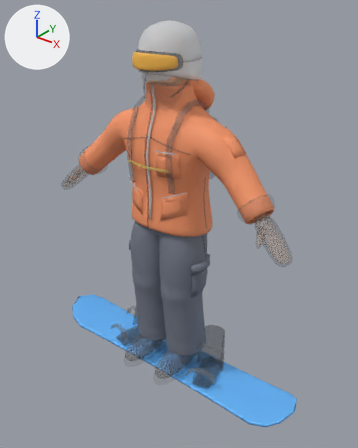
What one commit did to the FBX model Assets/Summit/Resources/Rider/Hero.fbx.
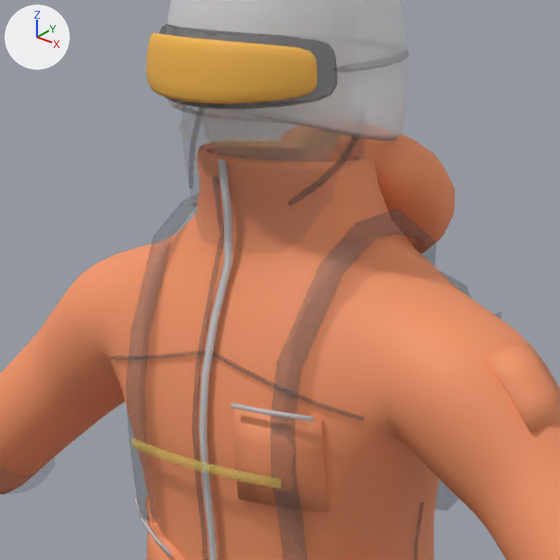
Old and new are each drawn whole from a 50 mm camera at (1.451, -1.736, 1.915) aimed at (0.043, 0.024, 0.824) and again close up on the part from 26% to 68% of the width and 10% to 43% of the height. The axes (+X, +Y, +Z) are drawn at upper left. The lights are the same throughout. The first two pictures are the older version.

The older version as bpy lines, for what is in view:
```python
me_herobody = bpy.data.meshes.new('HeroBody')
me_herobody.from_pydata(...)  # 1378 vertices, 1295 faces; spans x -0.576..0.577, y -0.15..0.225, z 0.809..1.533
me_herobody.materials.append(mat_jacket)  # orange #f79769
me_herogear = bpy.data.meshes.new('HeroGear')
me_herogear.from_pydata(...)  # 3400 vertices, 3400 faces; spans x -0.71..0.71, y -0.25..0.29, z 0.0..1.52
me_herogear.materials.append(mat_gear)  # picture img_heropalette_png
me_herohead = bpy.data.meshes.new('HeroHead')
me_herohead.from_pydata(...)  # 1859 vertices, 1778 faces; spans x -0.146..0.146, y -0.165..0.164, z 1.415..1.774
me_herohead.materials.append(mat_gear)  # picture img_heropalette_png
ob_herobody = bpy.data.objects.new('HeroBody', me_herobody)
ob_herobody.location = (0.0, 0.0, 0.0)
ob_herogear = bpy.data.objects.new('HeroGear', me_herogear)
ob_herogear.location = (0.0, 0.0, 0.0)
ob_herohead = bpy.data.objects.new('HeroHead', me_herohead)
ob_herohead.location = (0.0, 0.0, 0.0)
```
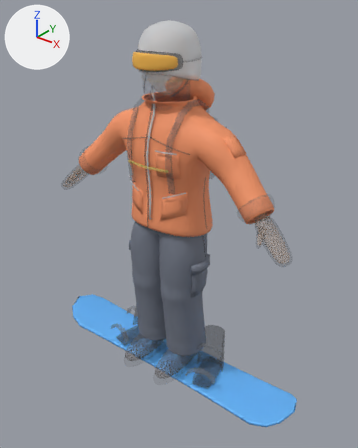
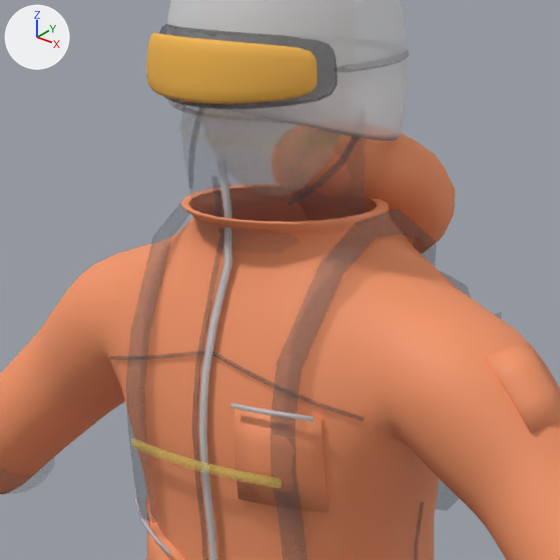
The newer file adds a shape key; the second version is drawn at full value of the shape key 'CollarDown' of 'HeroBody', and the change is written as the vertex moves it makes.

Changed parts and their boxes (x1, y1, x2, y2) in the close-ups (560 x 560 px; the box of a moved part takes in the faces that stretch with it):
part 1 of me_herobody, moved or reshaped: before (173, 141, 420, 275); after (173, 184, 420, 275)

Diff of the bpy script that builds the scene:
```diff
--- a/Assets/Summit/Resources/Rider/Hero.fbx.py
+++ b/Assets/Summit/Resources/Rider/Hero.fbx.py
@@ me_herobody @@
 me_herobody.from_pydata(...)  # 1378 vertices, 1295 faces; spans x -0.576..0.577, y -0.15..0.225, z 0.809..1.533
 # used by ob_herobody; location = (0.0, 0.0, 0.0)
+# me_herobody part 1: 120 of 1378 vertices moved; they spanned x -0.126..0.126, y -0.099..0.129, z 1.431..1.523 and now span x -0.126..0.126, y -0.122..0.13, z 1.43..1.458; mean shift (0.0, -0.001, -0.04); largest move (0.0, -0.099, 1.523) -> (0.0, -0.122, 1.458)
 me_herobody.materials.append(mat_jacket)
```
